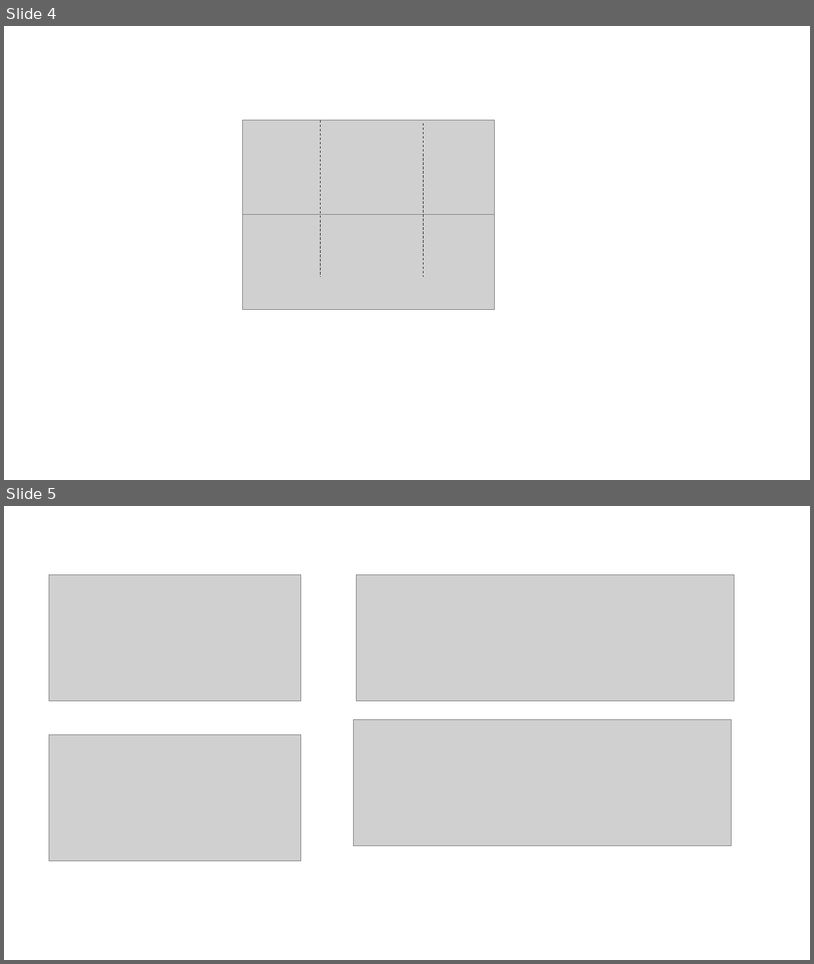
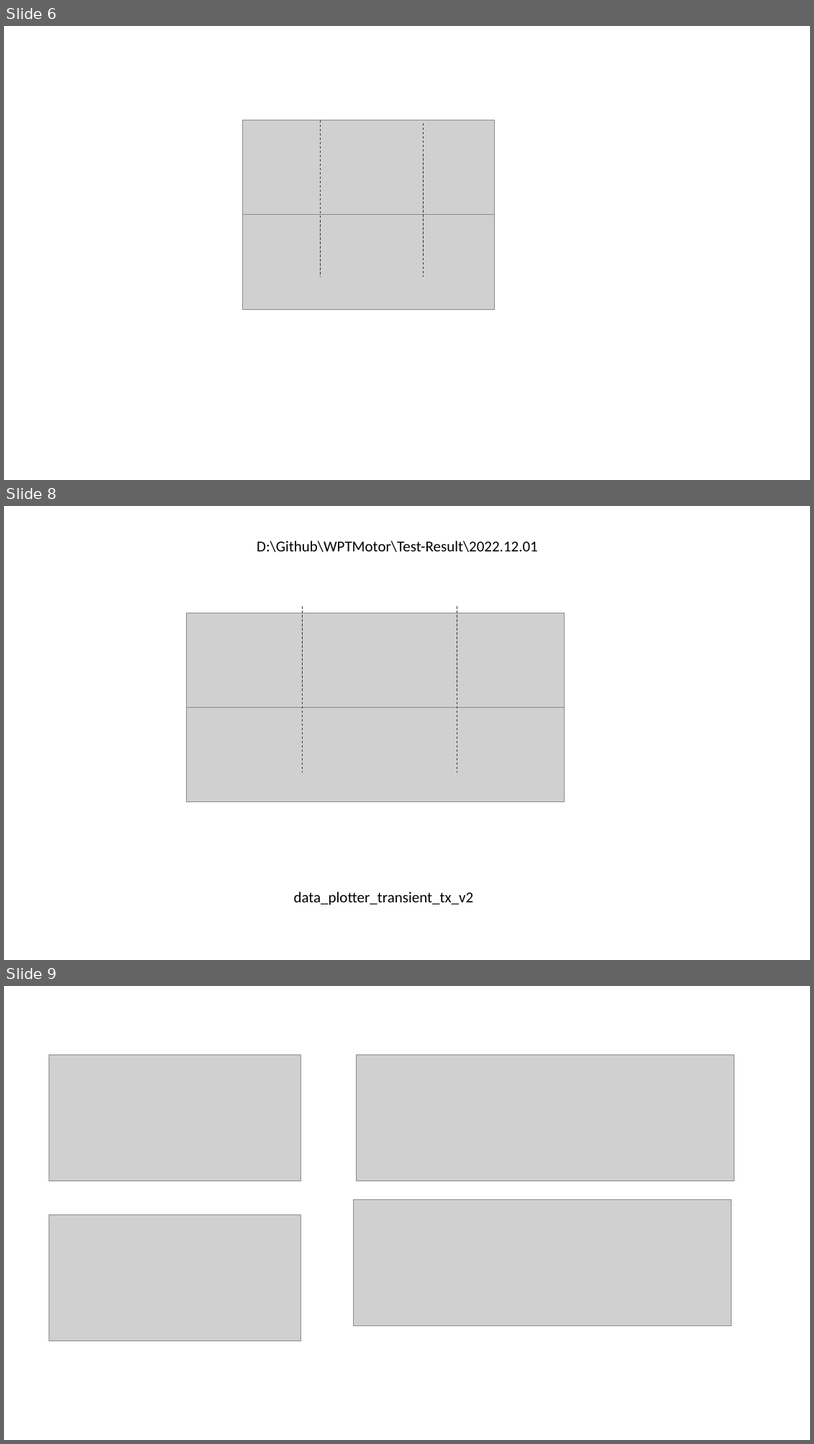
Before and after one commit to EnesAyaz/WPTMotor, a slide deck: Test-Result/2022.12.01/New Microsoft PowerPoint Presentation.pptx. Shown one above the other, each under a label of ours: slides 4 and 5 before the commit, slides 6, 8 and 9 after it; the slides between them are not shown. The pictures are 814x964 and 814x1444 pixels, drawn with LibreOffice and Linux fonts; fonts in the diff are those of the drawing; grey boxes stand for pictures; background and template pictures are left out. Boxes give left, top, right and bottom in pixels: in the first picture for what was removed or moved away, otherwise in the second. Text is boxed around its words. In the diff, an @@ line names an element or a change of style, - is before the commit and + after.

```diff
--- a/Test-Result/2022.12.01/New Microsoft PowerPoint Presentation.pptx
+++ b/Test-Result/2022.12.01/New Microsoft PowerPoint Presentation.pptx
@@ slide 8 added at (4,506,810,960), background #FFFFFF @@
@@ text added at (257,541,538,552), 18 pt, text #000000 @@
+D:\Github\WPTMotor\Test-Result\2022.12.01
@@ picture added at (187,613,565,708) @@
@@ line added from (302, 606) to (302, 772), #3B3838 0.75 pt dashed @@
@@ line added from (457, 606) to (457, 772), #3B3838 0.75 pt dashed @@
@@ picture added at (187,708,565,802) @@
@@ text added at (294,891,474,905), 18 pt, text #000000 @@
+data_plotter_transient_tx_v2
@@ what was slide 4 is now slide 6 @@
@@ what was slide 5 is now slide 9 @@
```
Also in this commit, not shown: 1 slide changed, 8 other slides added, 1 slide removed, 2 other files.
